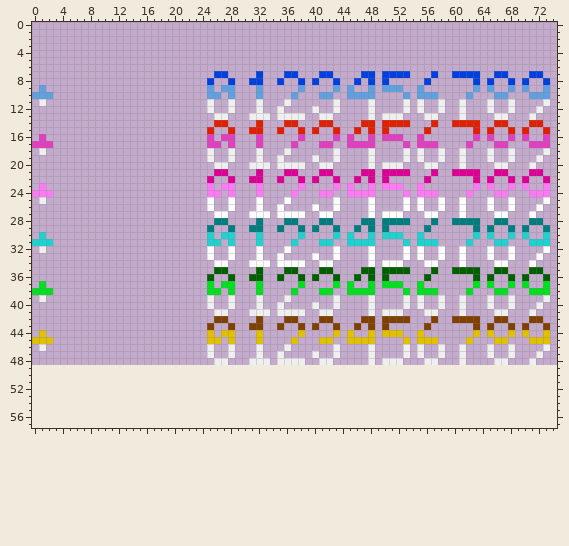
Sprite sheet, stored at client/assets/sprites/font-small.png. Above, as it was before the edit.
The file is 225x147 pixels, drawn in blocks of 3x3; one block is one cell here. The old version is drawn lined up with the new one, on the new canvas.
After:
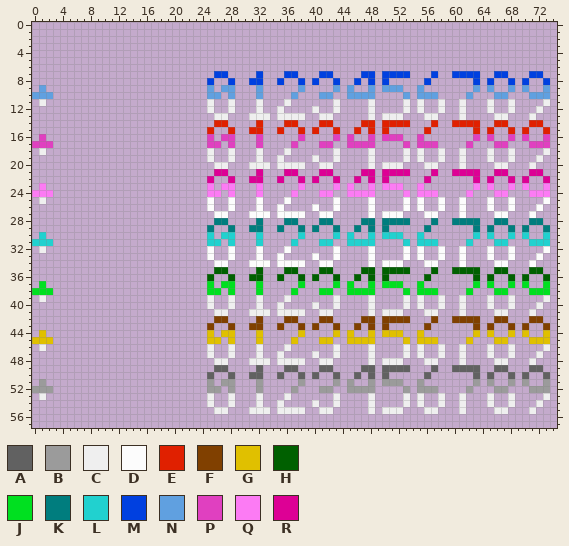
Palette (. is transparent): A #616161  B #9b9b9b  C #efefef  D #fcfcfc  E #e02000  F #804000  G #e0c000  H #006000  J #00e020  K #007d7e  L #21d1cf  M #0040e0  N #60a0e0  P #e040c0  Q #fc7bf4  R #dd0095
The exact change:
canvas 75x49 -> 75x58
Colour A is added in row 49 at x 26 to 27, 32, 36 to 37, 41 to 42, 47 to 48, 50 to 53, 57, 60 to 63, 66 to 67 and 71 to 72; in row 50 at x 25, 28, 31 to 32, 35, 38, 40, 43, 46, 48, 50, 56, 63, 65, 68, 70 and 73.
Colour B is added in row 51 at x 1, 25, 27 to 28, 32, 38, 43, 45, 48, 50 to 52, 55, 63, 65, 68, 70 and 73; in row 52 at x 0 to 2, 25 to 26, 28, 32, 37, 41 to 42, 45 to 48, 53, 55 to 57, 62, 66 to 67 and 71 to 73.
Colour C is added in row 53 at x 1, 25, 28, 32, 36, 43, 48, 53, 55, 58, 61, 65, 68 and 73; in row 54 at x 25, 28, 32, 35, 40, 43, 48, 53, 55, 58, 61, 65, 68 and 72; in row 55 at x 26 to 27, 31 to 33, 35 to 38, 41 to 42, 48, 50 to 52, 56 to 57, 61, 66 to 67 and 71.
